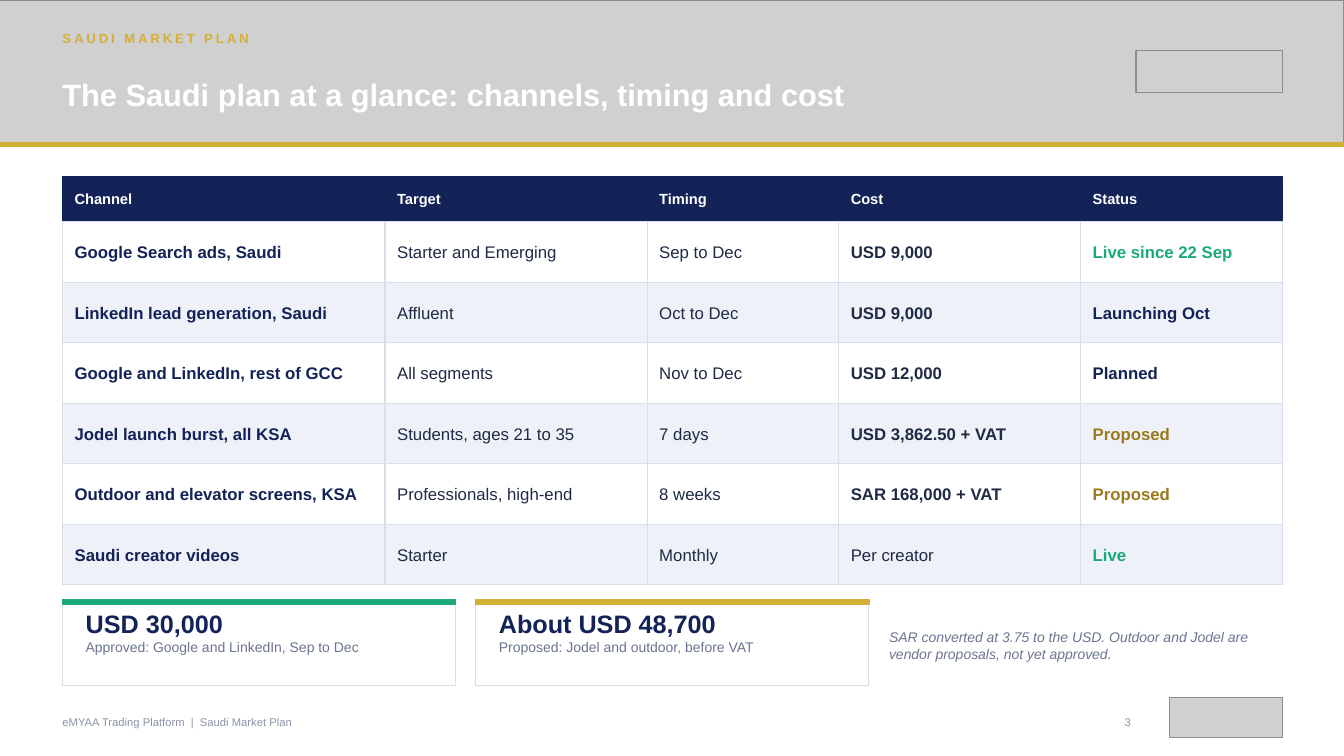
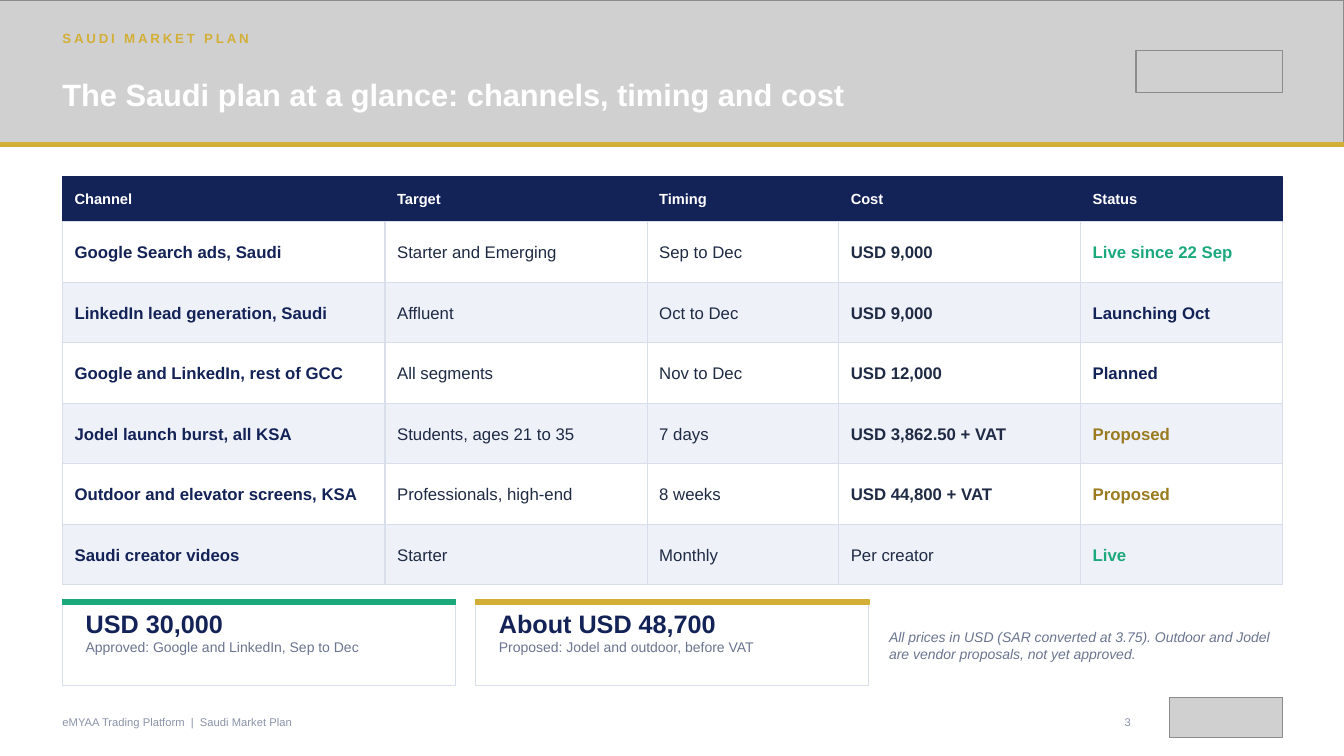
Before and after one commit to hatemmsc-ops/HatemIsa_202508993_IT9002_NLP_Project, a slide deck: slide 3 of emyaa-ceo-deck/output/vision-bank/eMYAA_Saudi_Market_Plan_-_Vision_Bank.pptx. Drawn at 1344x756 pixels with LibreOffice and Linux fonts; fonts in the diff are those of the drawing; grey boxes stand for pictures. Boxes give left, top, right and bottom in pixels: in the first picture for what was removed or moved away, otherwise in the second. Text is boxed around its words. In the diff, an @@ line names an element or a change of style, - is before the commit and + after.

```diff
--- a/emyaa-ceo-deck/output/vision-bank/eMYAA_Saudi_Market_Plan_-_Vision_Bank.pptx
+++ b/emyaa-ceo-deck/output/vision-bank/eMYAA_Saudi_Market_Plan_-_Vision_Bank.pptx
@@ text at (851, 488, 992, 503): text changed @@
-SAR 168,000 + VAT
+USD 44,800 + VAT
@@ text at (889, 632, 1269, 662): text changed @@
-SAR converted at 3.75 to the USD. Outdoor and Jodel are vendor proposals, not yet approved.
+All prices in USD (SAR converted at 3.75). Outdoor and Jodel are vendor proposals, not yet approved.
```
Also in this commit, not shown: 2 other slides changed, 2 other files.
